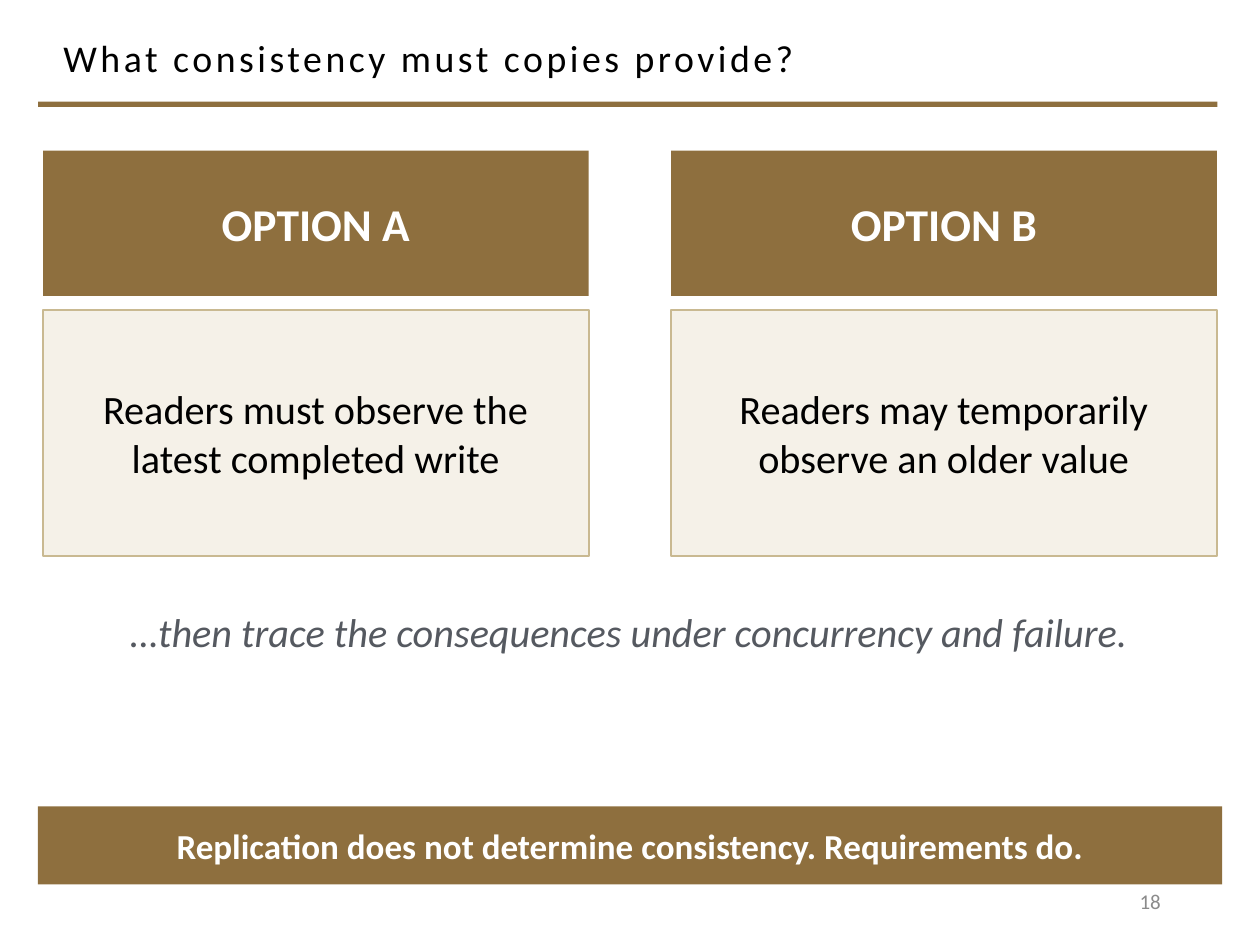
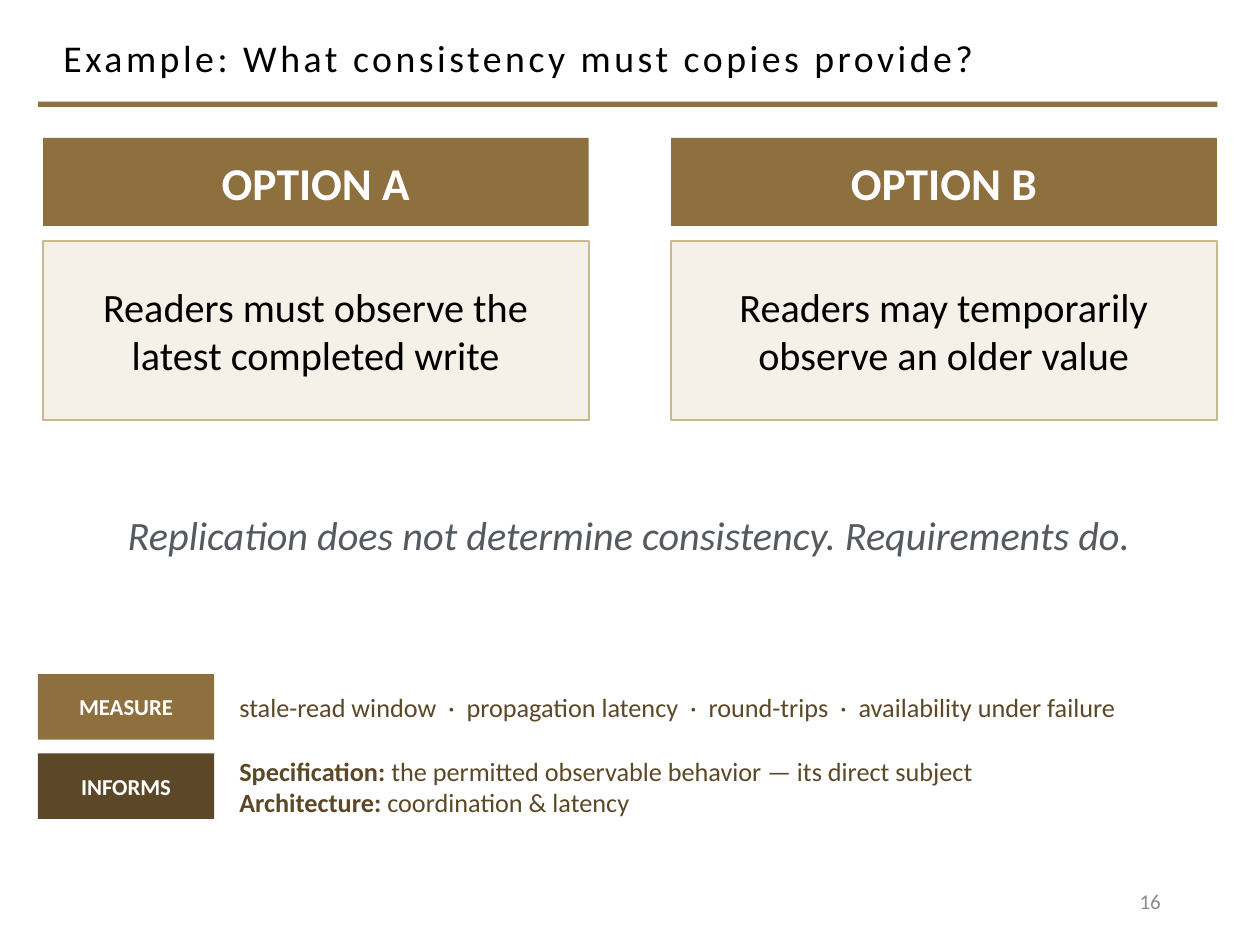
Before and after one commit to davisjam/model-based-agentic-software-engineering, a slide deck: slide 16 of course/lectures/act-1-foundations/07-design/1-7-Design.pptx (slide 18 before the commit). Drawn at 1260x945 pixels with LibreOffice and Linux fonts; fonts in the diff are those of the drawing; background and template pictures are left out. Boxes give left, top, right and bottom in pixels: in the first picture for what was removed or moved away, otherwise in the second. Text is boxed around its words. In the diff, an @@ line names an element or a change of style, - is before the commit and + after.

```diff
--- a/course/lectures/act-1-foundations/07-design/1-7-Design.pptx
+++ b/course/lectures/act-1-foundations/07-design/1-7-Design.pptx
@@ title at <box>63,45,972,78</box>: text changed @@
-What consistency must copies provide?
+Example: What consistency must copies provide?
@@ rectangle "OPTION A": place and size @@
-rectangle "OPTION A" at <box>43,151,588,296</box>
+rectangle "OPTION A" at <box>43,137,588,226</box>
@@ rectangle "OPTION B": place and size @@
-rectangle "OPTION B" at <box>672,151,1217,296</box>
+rectangle "OPTION B" at <box>672,137,1217,226</box>
@@ rectangle "Readers must observe the latest ...": place and size @@
-rectangle "Readers must observe the latest ..." at <box>43,310,588,556</box>
+rectangle "Readers must observe the latest ..." at <box>43,241,588,420</box>
@@ rectangle "Readers may temporarily observe an ...": place and size @@
-rectangle "Readers may temporarily observe an ..." at <box>672,310,1217,556</box>
+rectangle "Readers may temporarily observe an ..." at <box>672,241,1217,420</box>
@@ text "Replication does not determine consistency. ...": place and size @@
-text "Replication does not determine consistency. ..." at <box>38,806,1222,885</box>
+text "Replication does not determine consistency. ..." at <box>128,522,1129,557</box>
@@ text "Replication does not determine consistency. ..." at <box>128,522,1129,557</box>: size 20 to 23 pt, text colour #FFFFFF to #555960, bold off, italic on; vertical alignment middle to top; fill #8E6F3E to none @@
@@ text removed at <box>130,619,1127,654</box> @@
-…then trace the consequences under concurrency and failure.
@@ group added at <box>38,674,1115,819</box>: 2 rectangles, 2 texts @@
+MEASURE
+stale-read window · propagation latency · round-trips · availability under failure
+INFORMS
+Specification: the permitted observable behavior — its direct subject
+Architecture: coordination & latency
@@ page number at <box>1140,895,1161,909</box>: text changed @@
-18
+16
```
Also in this commit, not shown: 18 other slides changed, 11 slides added, 10 slides removed.
